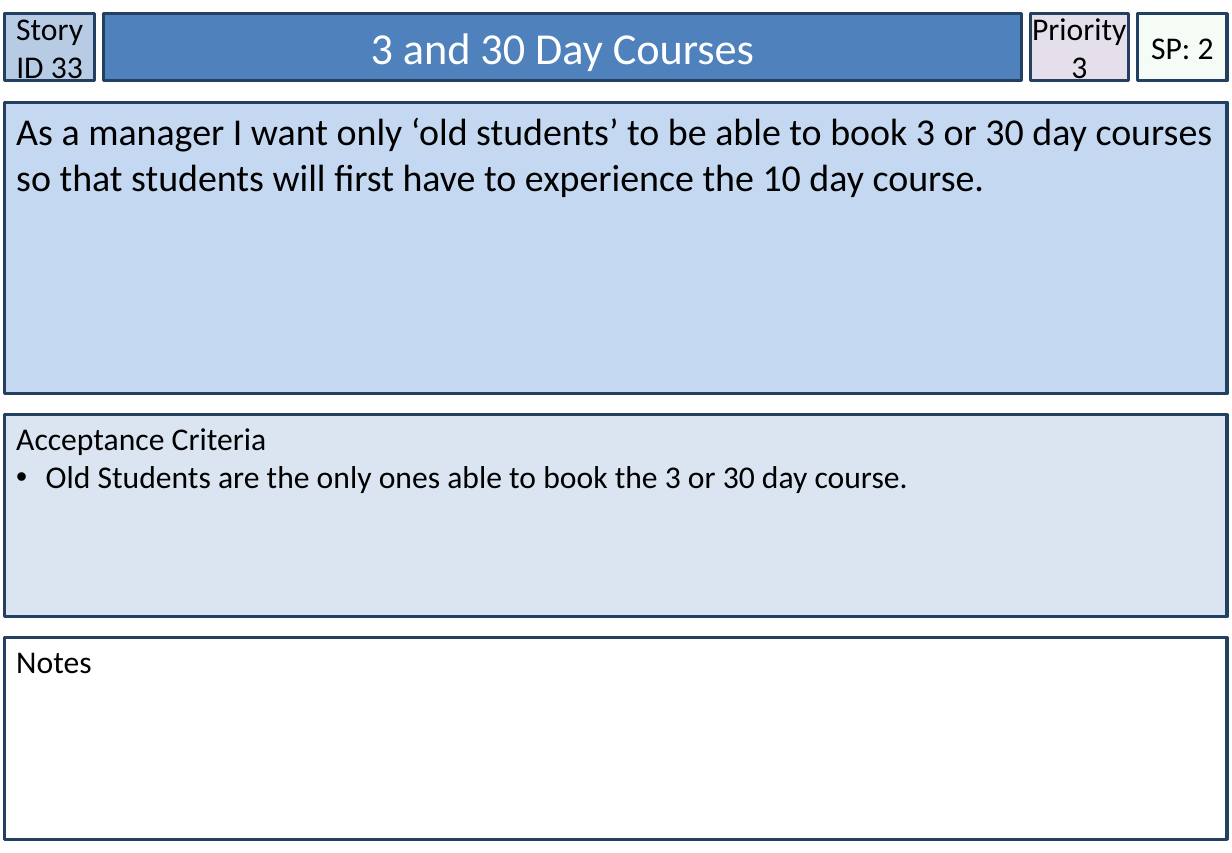
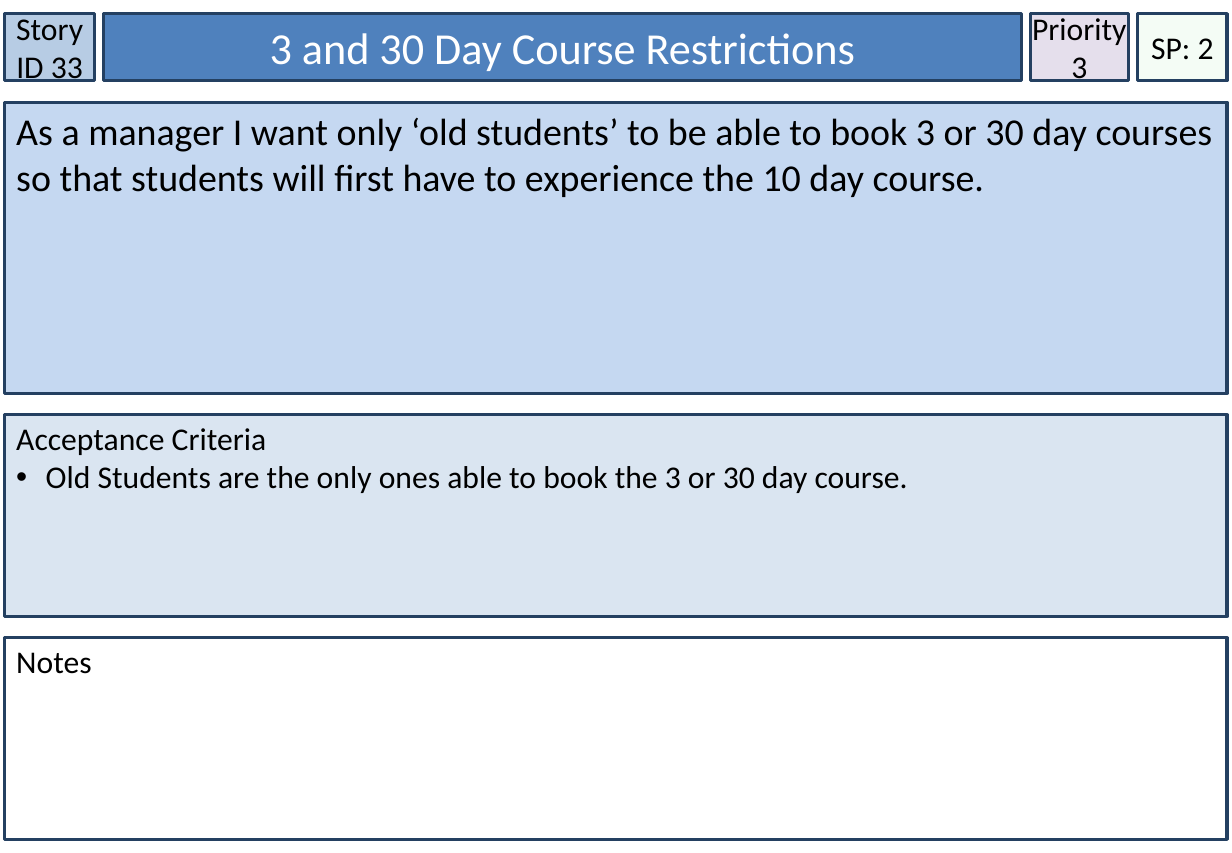
Before and after one commit to tross78/IFB299, a slide deck: slide 23 of User Stories.pptx (slide 19 before the commit). Drawn at 1232x853 pixels with LibreOffice and Linux fonts; fonts in the diff are those of the drawing. Boxes give left, top, right and bottom in pixels: in the first picture for what was removed or moved away, otherwise in the second. Text is boxed around its words. In the diff, an @@ line names an element or a change of style, - is before the commit and + after.

```diff
--- a/User Stories.pptx
+++ b/User Stories.pptx
@@ text in rectangle at [270, 33, 855, 71]: text changed @@
-3 and 30 Day Courses
+3 and 30 Day Course Restrictions
```
Also in this commit, not shown: 9 other slides changed, 2 slides added, 1 slide removed, 1 other file.
